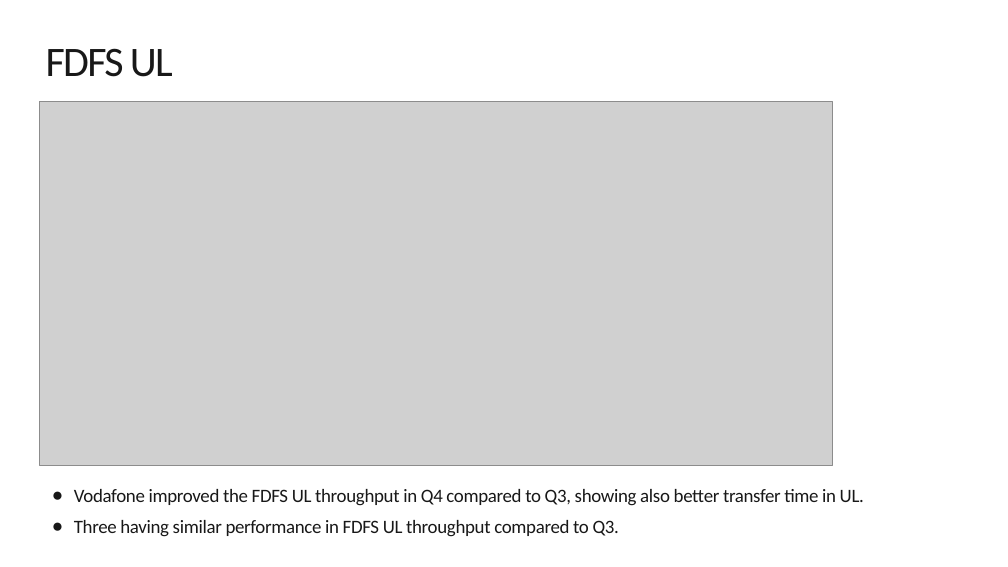
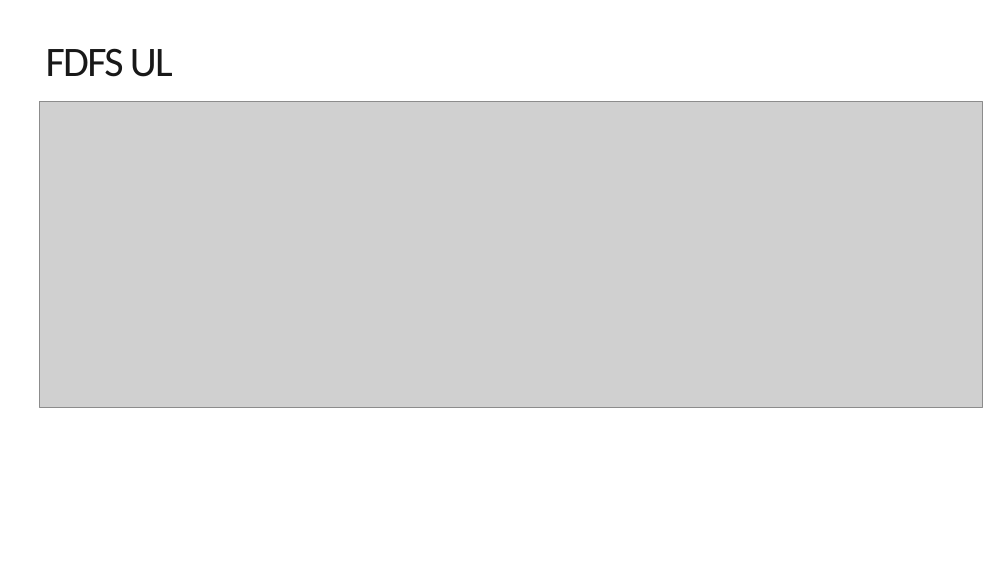
Before and after one commit to jaimetur/DashboardAnalytic, a slide deck: slide 19 of assets/templates/Template_CDR_NSA_analysis.pptx. Drawn at 1008x567 pixels with LibreOffice and Linux fonts; fonts in the diff are those of the drawing; grey boxes stand for pictures; background and template pictures are left out. Boxes give left, top, right and bottom in pixels: in the first picture for what was removed or moved away, otherwise in the second. Text is boxed around its words. In the diff, an @@ line names an element or a change of style, - is before the commit and + after.

```diff
--- a/assets/templates/Template_CDR_NSA_analysis.pptx
+++ b/assets/templates/Template_CDR_NSA_analysis.pptx
@@ picture: place and size @@
-picture at (39, 101, 833, 465)
+picture at (39, 101, 982, 407)
@@ text removed at (74, 489, 864, 537) @@
-● Vodafone improved the FDFS UL throughput in Q4 compared to Q3, showing also better transfer time in UL.
-● Three having similar performance in FDFS UL throughput compared to Q3.
```
Also in this commit, not shown: 8 other slides changed, 5 slides added, 5 slides removed, 1 other file.
